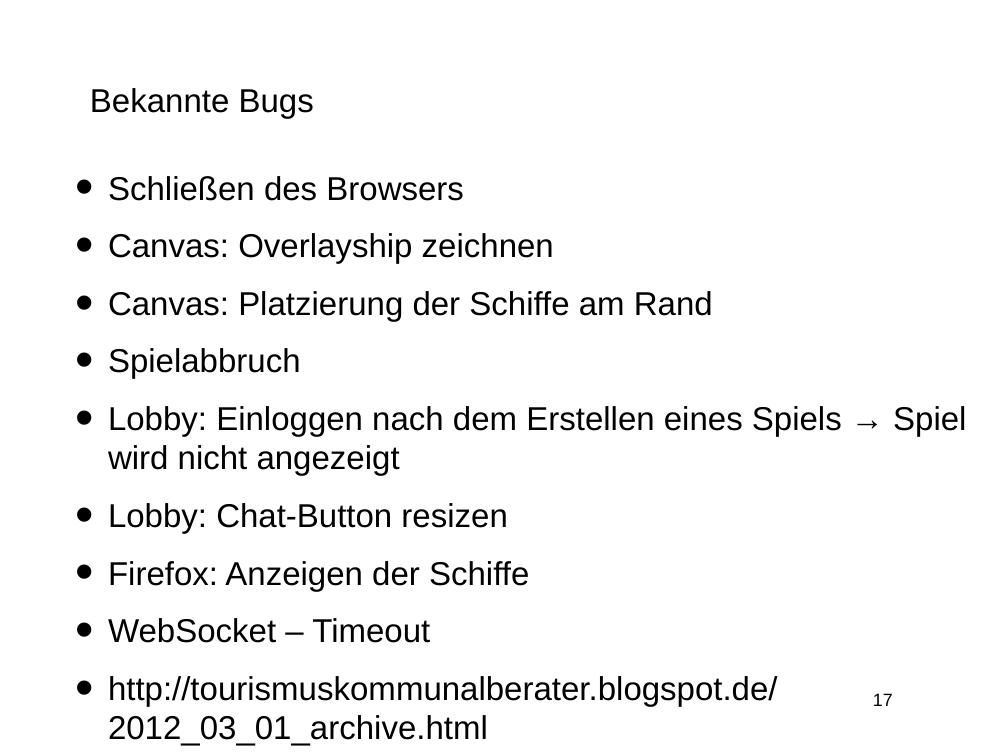
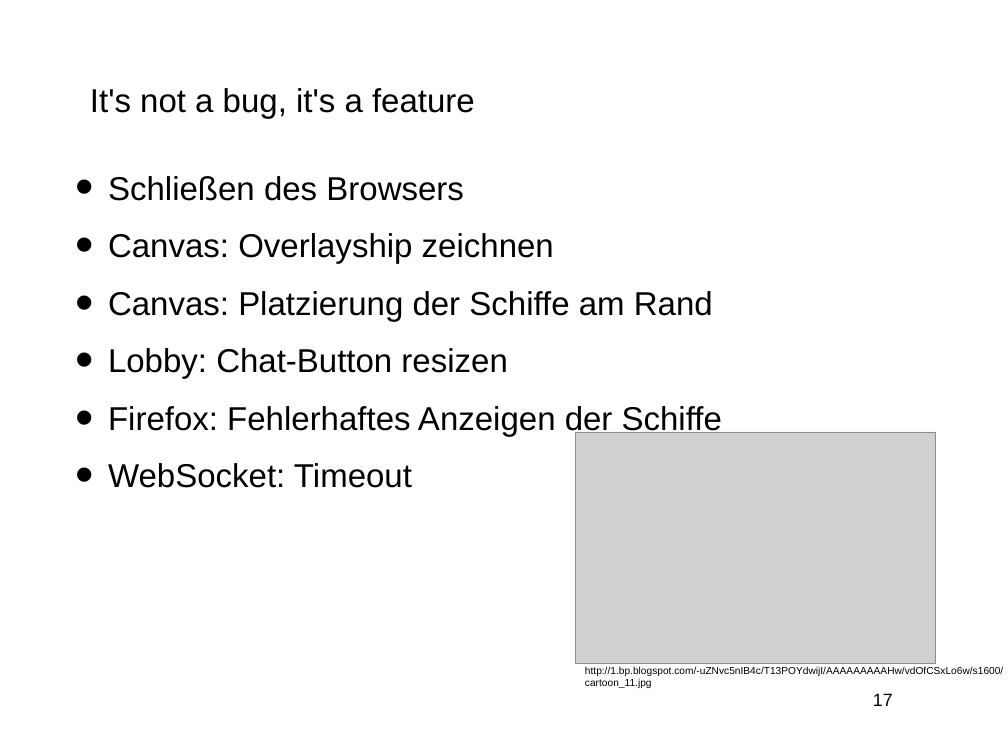
Before and after one commit to 4x4is18/Schiffeversenken, a slide deck: slide 17 of Präsentationen/Abschlusspräsentation/folien.odp. Drawn at 1008x756 pixels with LibreOffice and Linux fonts; fonts in the diff are those of the drawing; grey boxes stand for pictures; background and template pictures are left out. Boxes give left, top, right and bottom in pixels: in the first picture for what was removed or moved away, otherwise in the second. Text is boxed around its words. In the diff, an @@ line names an element or a change of style, - is before the commit and + after.

```diff
--- a/Präsentationen/Abschlusspräsentation/folien.odp
+++ b/Präsentationen/Abschlusspräsentation/folien.odp
@@ title at <box>90,88,475,118</box>: text changed @@
-Bekannte Bugs
+It's not a bug, it's a feature
@@ text at <box>108,348,966,476</box>: paragraphs removed @@
-• Spielabbruch
-• Lobby: Einloggen nach dem Erstellen eines Spiels → Spiel wird nicht angezeigt
@@ text at <box>108,406,722,488</box>: text changed @@
-• Firefox: Anzeigen der Schiffe
-• WebSocket – Timeout
-• http://tourismuskommunalberater.blogspot.de/2012_03_01_archive.html
+• Firefox: Fehlerhaftes Anzeigen der Schiffe
+• WebSocket: Timeout
@@ picture added at <box>576,432,937,663</box> @@
@@ text added at <box>585,666,1003,688</box>, 8 pt, text #000000 @@
+http://1.bp.blogspot.com/-uZNvc5nIB4c/T13POYdwijI/AAAAAAAAAHw/vdOfCSxLo6w/s1600/cartoon_11.jpg
```
Also in this commit, not shown: 11 other slides changed, 2 slides added, 2 slides removed, 1 other file.
